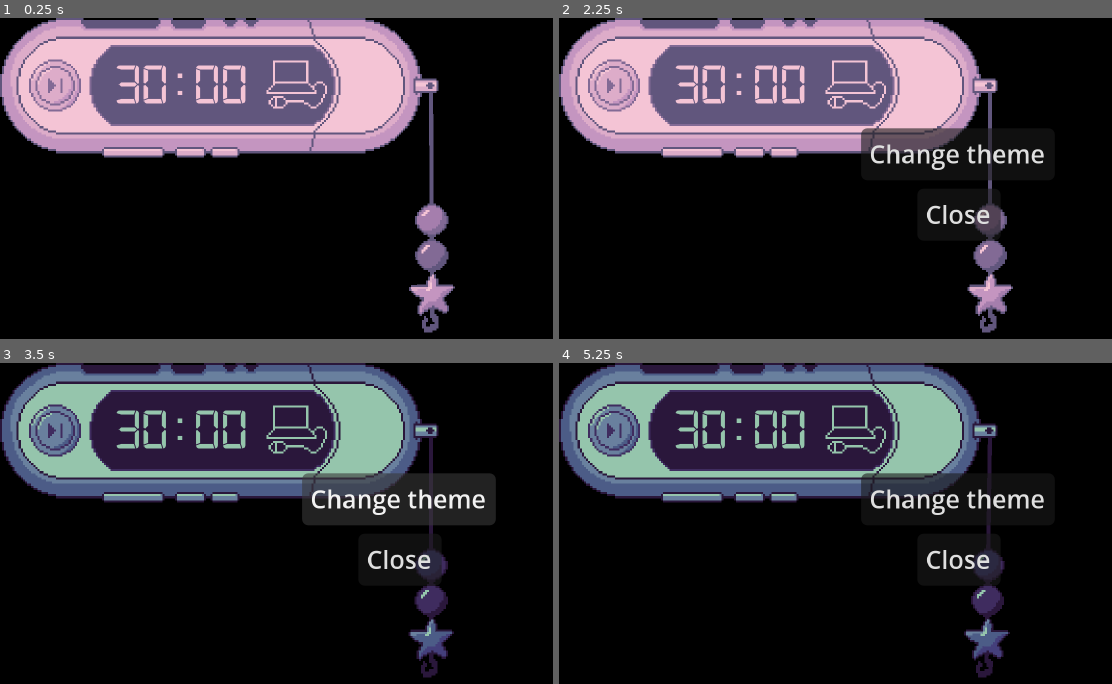
Above: before the commit, frames 1-4 (two rows, left to right).
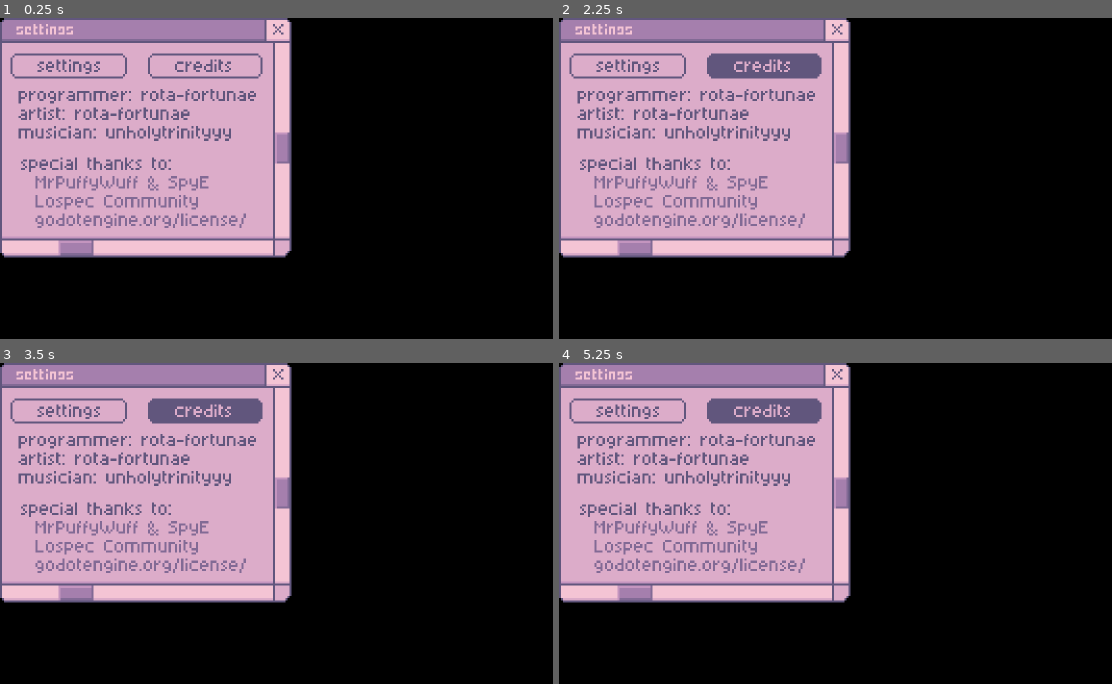
Above: after the commit, the same moments.

Repository: rota-fortunae/mp3-pomodoro
Game: Godot game, scene res://settings_menu.tscn
The game is run twice, just before and just after one commit, with the same random seed, the same clock (stepped at 60 frames per second) and the same inputs. Before the commit the project starts from res://main.tscn.
Inputs (mouse positions are in pixels of both pictures, inside the frame that each line leads up to):
- Up to frame 1 (0.25 s): no input
- Up to frame 2 (2.25 s): click (763, 66) at 0.52 s; click (625, 66) at 1.27 s; click (929, 85) at 2.02 s
- Up to frame 3 (3.5 s): click (398, 497) at 2.75 s, where only the run before the commit has a clickable "Change theme"
- Up to frame 4 (5.25 s): click (614, 430) at 3.52 s; tap Enter at 4.25 s; move the mouse to (outside the picture) at 4.27 s; hold Right 4.28-5 s; tap Alt at 4.35 s; click (outside the picture) at 4.42 s; tap Space at 5 s; drag from (796, 545) to (918, 597) at 5.02 s

The runs differ from the first frame. In frame 1, 43% of the frame differs, in the area x 0-83%, y 0-99%; in frame 2, 43%; in frame 3, 55%, in the area x 0-90%, y 0-99%; in frame 4, 51%.

Commit message:
settings menu
it's still not connected to main, but we're getting there~ lilli also volunteered to make music so we're going full lofi with this one

Diff:
--- /dev/null
+++ b/assets/settings_menu_theme.tres
@@ -0,0 +1,3 @@
+[gd_resource type="Theme" format=3 uid="uid://casxy0kfqpctp"]
+
+[resource]
--- /dev/null
+++ b/assets/transparent_theme.tres
@@ -0,0 +1,4 @@
+[gd_resource type="StyleBoxFlat" format=3 uid="uid://derieksoqxsca"]
+
+[resource]
+bg_color = Color(0.6, 0.6, 0.6, 0)
--- a/project.godot
+++ b/project.godot
@@ -11,7 +11,7 @@
 [application]
 
 config/name="mp3_pomodoro"
-run/main_scene="res://main.tscn"
+run/main_scene="uid://drd63wn3vxmp0"
 config/disable_project_settings_override=true
 config/features=PackedStringArray("4.7", "GL Compatibility")
 config/icon="uid://dvbcar24urv2l"
--- /dev/null
+++ b/settings_menu.tscn
@@ -0,0 +1,176 @@
+[gd_scene format=3 uid="uid://drd63wn3vxmp0"]
+
+[ext_resource type="Texture2D" uid="uid://ceewp8s2hwa3m" path="res://assets/settings_menu.png" id="1_2d6lb"]
+[ext_resource type="Theme" uid="uid://casxy0kfqpctp" path="res://assets/settings_menu_theme.tres" id="1_8pph3"]
+[ext_resource type="Texture2D" uid="uid://dpb10i5hsgux7" path="res://assets/credits.png" id="2_nxj4t"]
+[ext_resource type="Texture2D" uid="uid://bdxuce6h3wypw" path="res://assets/settings_text.png" id="3_ttjgw"]
+[ext_resource type="Texture2D" uid="uid://dok4vrf8mmqac" path="res://assets/credits_unclicked.png" id="3_yl4dm"]
+[ext_resource type="Texture2D" uid="uid://bbxombla7vewe" path="res://assets/credits_clicked.png" id="4_ttjgw"]
+[ext_resource type="BitMap" uid="uid://v1ukrlaqm1kr" path="res://assets/credits_alpha.png" id="5_8pph3"]
+[ext_resource type="Texture2D" uid="uid://7dp52eumjdmm" path="res://assets/settings_unclicked.png" id="6_exc7q"]
+[ext_resource type="Texture2D" uid="uid://cxn6lb5040qa4" path="res://assets/settings_clicked.png" id="7_ajx48"]
+[ext_resource type="BitMap" uid="uid://n2gvpisaabwu" path="res://assets/settings_alpha.png" id="8_56ip2"]
+[ext_resource type="Texture2D" uid="uid://ynlfgmofqms" path="res://assets/exit_button.png" id="10_8pph3"]
+[ext_resource type="BitMap" uid="uid://csakl3vshxmu8" path="res://assets/exit_alpha.png" id="11_exc7q"]
+[ext_resource type="StyleBox" uid="uid://derieksoqxsca" path="res://assets/transparent_theme.tres" id="13_exc7q"]
+
+[sub_resource type="ButtonGroup" id="ButtonGroup_ip871"]
+
+[node name="SettingsMenu" type="Control" unique_id=534571828]
+layout_mode = 3
+anchors_preset = 0
+offset_right = 140.0
+offset_bottom = 115.0
+theme = ExtResource("1_8pph3")
+
+[node name="background" type="TextureRect" parent="." unique_id=1596246548]
+layout_mode = 0
+offset_right = 40.0
+offset_bottom = 40.0
+theme = ExtResource("1_8pph3")
+texture = ExtResource("1_2d6lb")
+
+[node name="credits" type="TextureRect" parent="." unique_id=21259489]
+layout_mode = 0
+offset_right = 40.0
+offset_bottom = 40.0
+theme = ExtResource("1_8pph3")
+texture = ExtResource("2_nxj4t")
+
+[node name="settings" type="TextureRect" parent="." unique_id=2108530980]
+visible = false
+layout_mode = 0
+offset_right = 140.0
+offset_bottom = 115.0
+theme = ExtResource("1_8pph3")
+texture = ExtResource("3_ttjgw")
+
+[node name="creditsButton" type="TextureButton" parent="." unique_id=1208418462]
+layout_mode = 0
+offset_left = 71.0
+offset_top = 17.0
+offset_right = 126.0
+offset_bottom = 29.0
+theme = ExtResource("1_8pph3")
+toggle_mode = true
+button_group = SubResource("ButtonGroup_ip871")
+texture_normal = ExtResource("3_yl4dm")
+texture_pressed = ExtResource("4_ttjgw")
+texture_click_mask = ExtResource("5_8pph3")
+
+[node name="settingsButton" type="TextureButton" parent="." unique_id=1128136574]
+layout_mode = 0
+offset_left = 5.0
+offset_top = 17.0
+offset_right = 61.0
+offset_bottom = 29.0
+theme = ExtResource("1_8pph3")
+texture_normal = ExtResource("6_exc7q")
+texture_pressed = ExtResource("7_ajx48")
+texture_click_mask = ExtResource("8_56ip2")
+
+[node name="exitButton" type="TextureButton" parent="." unique_id=904278983]
+visible = false
+layout_mode = 0
+offset_left = 127.0
+offset_right = 140.0
+offset_bottom = 12.0
+theme = ExtResource("1_8pph3")
+texture_normal = ExtResource("10_8pph3")
+texture_click_mask = ExtResource("11_exc7q")
+
+[node name="green" type="Button" parent="." unique_id=319060128]
+visible = false
+layout_mode = 0
+offset_left = 6.0
+offset_top = 43.0
+offset_right = 44.0
+offset_bottom = 55.0
+theme = ExtResource("1_8pph3")
+theme_override_styles/normal = ExtResource("13_exc7q")
+theme_override_styles/hover = ExtResource("13_exc7q")
+theme_override_styles/disabled = ExtResource("13_exc7q")
+theme_override_styles/focus = ExtResource("13_exc7q")
+
+[node name="pink" type="Button" parent="." unique_id=1082760081]
+visible = false
+layout_mode = 0
+offset_left = 47.0
+offset_top = 43.0
+offset_right = 85.0
+offset_bottom = 55.0
+theme = ExtResource("1_8pph3")
+theme_override_styles/normal = ExtResource("13_exc7q")
+theme_override_styles/hover = ExtResource("13_exc7q")
+theme_override_styles/disabled = ExtResource("13_exc7q")
+theme_override_styles/focus = ExtResource("13_exc7q")
+
+[node name="red" type="Button" parent="." unique_id=1214924962]
+visible = false
+layout_mode = 0
+offset_left = 88.0
+offset_top = 43.0
+offset_right = 126.0
+offset_bottom = 55.0
+theme = ExtResource("1_8pph3")
+theme_override_styles/normal = ExtResource("13_exc7q")
+theme_override_styles/hover = ExtResource("13_exc7q")
+theme_override_styles/disabled = ExtResource("13_exc7q")
+theme_override_styles/focus = ExtResource("13_exc7q")
+
+[node name="black" type="Button" parent="." unique_id=1161154831]
+visible = false
+layout_mode = 0
+offset_left = 6.0
+offset_top = 57.0
+offset_right = 44.0
+offset_bottom = 69.0
+theme = ExtResource("1_8pph3")
+theme_override_styles/normal = ExtResource("13_exc7q")
+theme_override_styles/hover = ExtResource("13_exc7q")
+theme_override_styles/disabled = ExtResource("13_exc7q")
+theme_override_styles/focus = ExtResource("13_exc7q")
+
+[node name="yellow" type="Button" parent="." unique_id=1498593614]
+visible = false
+layout_mode = 0
+offset_left = 47.0
+offset_top = 57.0
+offset_right = 85.0
+offset_bottom = 69.0
+theme = ExtResource("1_8pph3")
+theme_override_styles/normal = ExtResource("13_exc7q")
+theme_override_styles/hover = ExtResource("13_exc7q")
+theme_override_styles/disabled = ExtResource("13_exc7q")
+theme_override_styles/focus = ExtResource("13_exc7q")
+
+[node name="blue" type="Button" parent="." unique_id=609336276]
+visible = false
+layout_mode = 0
+offset_left = 88.0
+offset_top = 57.0
+offset_right = 126.0
+offset_bottom = 69.0
+theme = ExtResource("1_8pph3")
+theme_override_styles/normal = ExtResource("13_exc7q")
+theme_override_styles/hover = ExtResource("13_exc7q")
+theme_override_styles/disabled = ExtResource("13_exc7q")
+theme_override_styles/focus = ExtResource("13_exc7q")
+
+[node name="audioSlider" type="HSlider" parent="." unique_id=1758624989]
+visible = false
+layout_mode = 0
+offset_left = 30.0
+offset_top = 28.0
+offset_right = 123.0
+offset_bottom = 44.0
+theme = ExtResource("1_8pph3")
+
+[node name="ColorPicker" type="ColorPicker" parent="." unique_id=1413895846]
+visible = false
+layout_mode = 0
+offset_left = 90.99999
+offset_top = 37.999996
+offset_right = 391.0
+offset_bottom = 672.0
+scale = Vector2(0.1, 0.1)
Binary file added: assets/credits.png
Not shown, added: assets/credits.png.import
Binary file added: assets/credits_alpha.png
Not shown, added: assets/credits_alpha.png.import
Binary file added: assets/credits_clicked.png
Not shown, added: assets/credits_clicked.png.import
Binary file added: assets/credits_unclicked.png
Not shown, added: assets/credits_unclicked.png.import
Binary file added: assets/exit_alpha.png
Not shown, added: assets/exit_alpha.png.import
Binary file added: assets/exit_button.png
Not shown, added: assets/exit_button.png.import
(and 10 more such lines)
